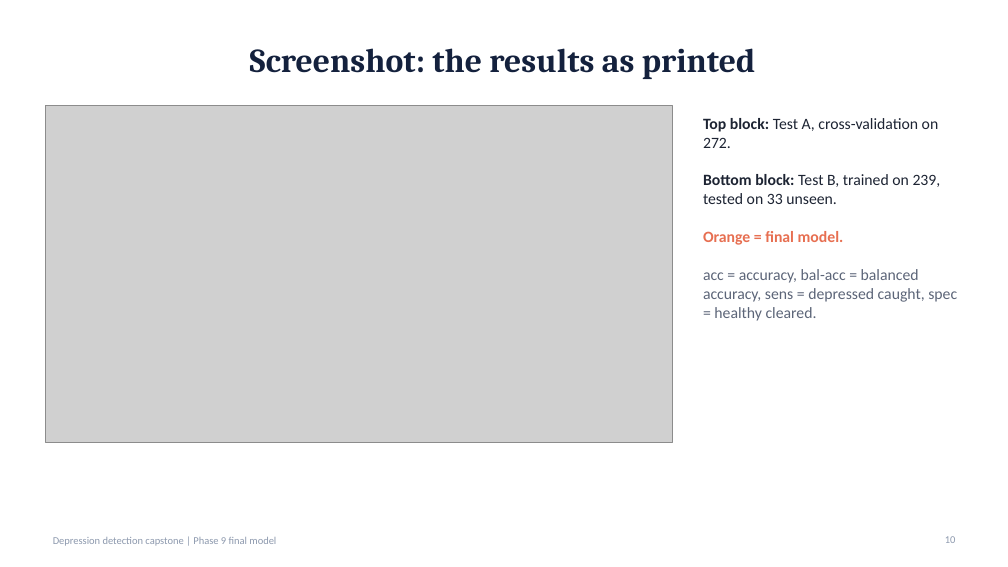
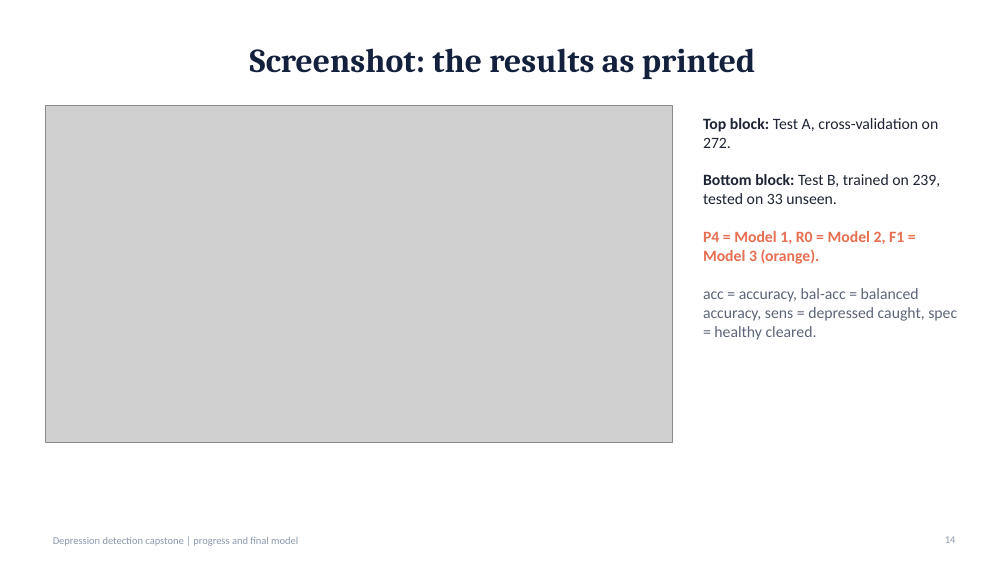
Before and after one commit to Vivan182005/depression-detection, a slide deck: slide 14 of reports/research_v2/Final_Model_Results.pptx (slide 10 before the commit). Drawn at 1008x567 pixels with LibreOffice and Linux fonts; fonts in the diff are those of the drawing; grey boxes stand for pictures. Boxes give left, top, right and bottom in pixels: in the first picture for what was removed or moved away, otherwise in the second. Text is boxed around its words. In the diff, an @@ line names an element or a change of style, - is before the commit and + after.

```diff
--- a/reports/research_v2/Final_Model_Results.pptx
+++ b/reports/research_v2/Final_Model_Results.pptx
@@ text at <box>703,231,904,264</box>: text changed @@
-Orange = final model.
+P4 = Model 1, R0 = Model 2, F1 = Model 3 (orange).
@@ text at <box>53,537,298,546</box>: text changed @@
-Depression detection capstone | Phase 9 final model
+Depression detection capstone | progress and final model
```
Also in this commit, not shown: 9 other slides changed, 13 slides added, 3 slides removed, 5 other files.
